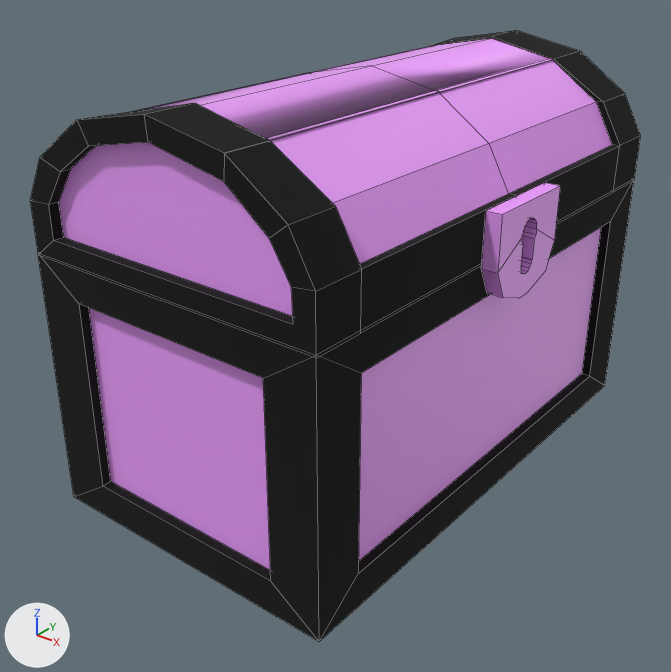
Renders of the FBX model Assets/Resources/3D Models/Puzzle 1/Chests/Cofre morado.fbx from each side of a commit.
One viewpoint serves both versions: a camera (50 mm lens) standing at (1.075, -1.348, 0.708) and looking at (0.066, -0.086, -0.075). Arrows for +X, +Y and +Z are at lower left; the lights stay in place. Mesh edges are drawn as thin lines.

Before the edit, the objects in view are built like this:
```python
mat_material_009 = principled_material('Material.009')
mat_material_009.base_color = (0.0, 0.0, 0.0)  # black #000000
mat_material_009.roughness = 1.0
me_cube_050 = bpy.data.meshes.new('Cube.050')
me_cube_050.from_pydata(...)  # 205 vertices, 155 faces; spans x 0.0..0.633, y -0.515..0.524, z -0.081..0.272
# faces by material slot: [73, 82]
me_cube_050.materials.append(mat_material_005)  # purple #eea0ff
me_cube_050.materials.append(mat_material_009)  # black #000000
me_cube_055 = bpy.data.meshes.new('Cube.055')
me_cube_055.from_pydata(...)  # 64 vertices, 58 faces; spans x -0.248..0.38, y -0.519..0.52, z -0.338..0.184
# faces by material slot: [4, 41, 12, 1]
me_cube_055.materials.append(mat_material_005)  # purple #eea0ff
me_cube_055.materials.append(mat_material_009)  # black #000000
me_cube_055.materials.append(mat_material_007)  # dark grey #5c5c5c
me_cube_055.materials.append(mat_material)
ob_cube_053 = bpy.data.objects.new('Cube.053', me_cube_055)
ob_cube_053.location = (0.0, 0.0, 0.0)
ob_cube_054 = bpy.data.objects.new('Cube.054', me_cube_050)
ob_cube_054.location = (-0.224, -0.004, 0.155)
```
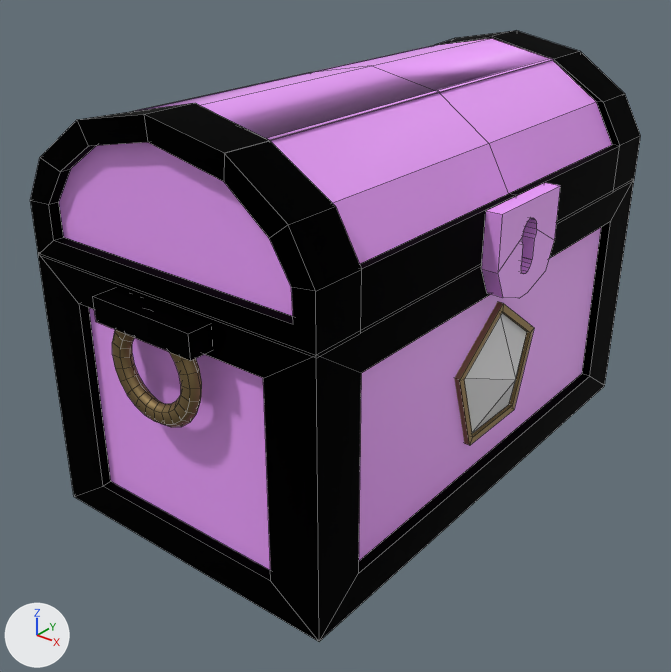
Boxes (x1, y1, x2, y2) around the edits, measured in the pictures (671 x 672 px):
'Cube.053', surface changed, reshaped
    both: (38, 179, 634, 641)
'Cube.054', surface changed
    both: (30, 30, 641, 355)
part 1 of me_cube_055, added (black)
    after: (93, 288, 212, 361)
part 2 of me_cube_055, added
    after: (464, 313, 527, 433)
part 3 of me_cube_055, added (brown)
    after: (112, 330, 202, 427)
part 4 of me_cube_055, added
    after: (454, 302, 534, 445)

Patch to the scene script:
```diff
--- a/Assets/Resources/3D Models/Puzzle 1/Chests/Cofre morado.fbx.py
+++ b/Assets/Resources/3D Models/Puzzle 1/Chests/Cofre morado.fbx.py
@@ mat_material_009 @@
 mat_material_009.roughness = 1.0
+mat_material_009.metallic = 1.0
@@ mat_material_022 @@
+mat_material_022 = principled_material('Material.022')
+mat_material_022.base_color = (0.8, 0.8, 0.8)  # white #e7e7e7
+mat_material_022.roughness = 0.4
@@ mat_material_019 @@
+mat_material_019 = principled_material('Material.019')
+mat_material_019.base_color = (0.305, 0.217, 0.1)  # brown #968059
+mat_material_019.metallic = 1.0
+mat_material_019.roughness = 0.634
@@ me_cube_055 @@
 # used by ob_cube_053; location = (0.0, 0.0, 0.0)
-me_cube_055.from_pydata(...)  # 64 vertices, 58 faces; spans x -0.248..0.38, y -0.519..0.52, z -0.338..0.184
+me_cube_055.from_pydata(...)  # 399 vertices, 384 faces; spans x -0.248..0.41, y -0.561..0.561, z -0.338..0.184
+# me_cube_055 part 1: a new loose piece, a box spanning x -0.028..0.183, y -0.561..-0.516, z 0.101..0.143, in mat_material_009 (black #000000)
+# me_cube_055 part 2: a new loose piece, a 5-sided cone pointing to +x spanning x 0.365..0.41, y -0.117..0.119, z -0.191..0.033, in mat_material_022 (white #e7e7e7)
+# me_cube_055 part 3: a new loose piece of 144 vertices spanning x -0.02..0.175, y -0.55..-0.527, z -0.053..0.142, in mat_material_019 (brown #968059)
+# me_cube_055 part 4: a new loose piece of 25 vertices spanning x 0.325..0.372, y -0.132..0.133, z -0.204..0.049, in mat_material_019 (brown #968059)
+# me_cube_055 part 5: the surface is now shaded smooth
 me_cube_055.materials.append(mat_material_005)
@@ me_cube_055 @@
 me_cube_055.materials.append(mat_material)
+me_cube_055.materials.append(mat_material_019)  # brown #968059
+me_cube_055.materials.append(mat_material_022)  # white #e7e7e7
```
